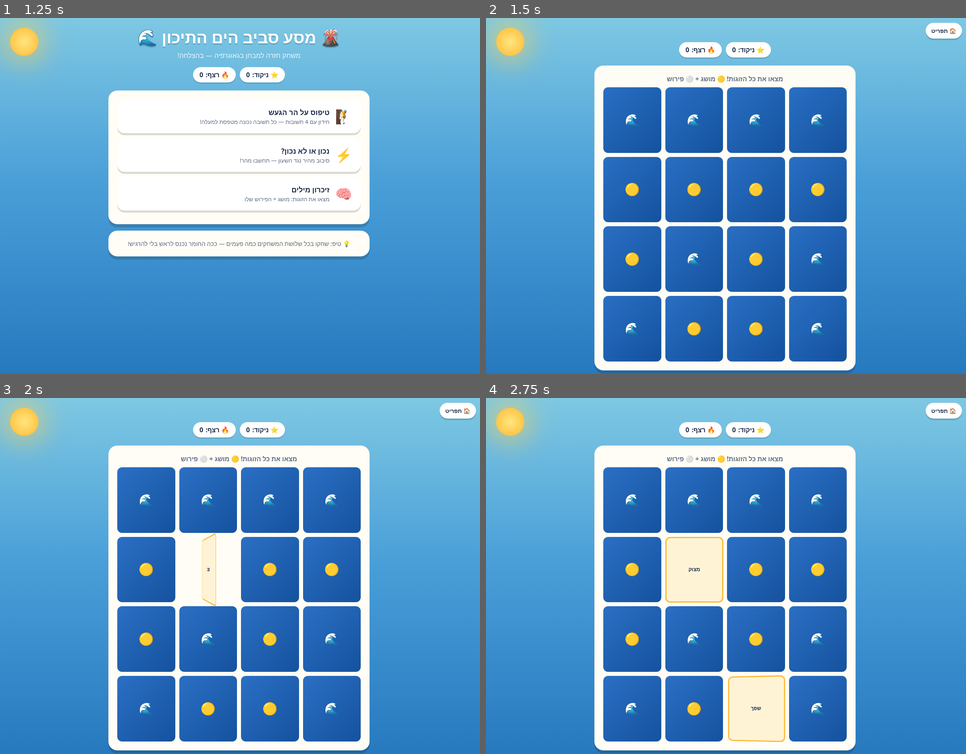
Above: before the commit, frames 1-4 (two rows, left to right).
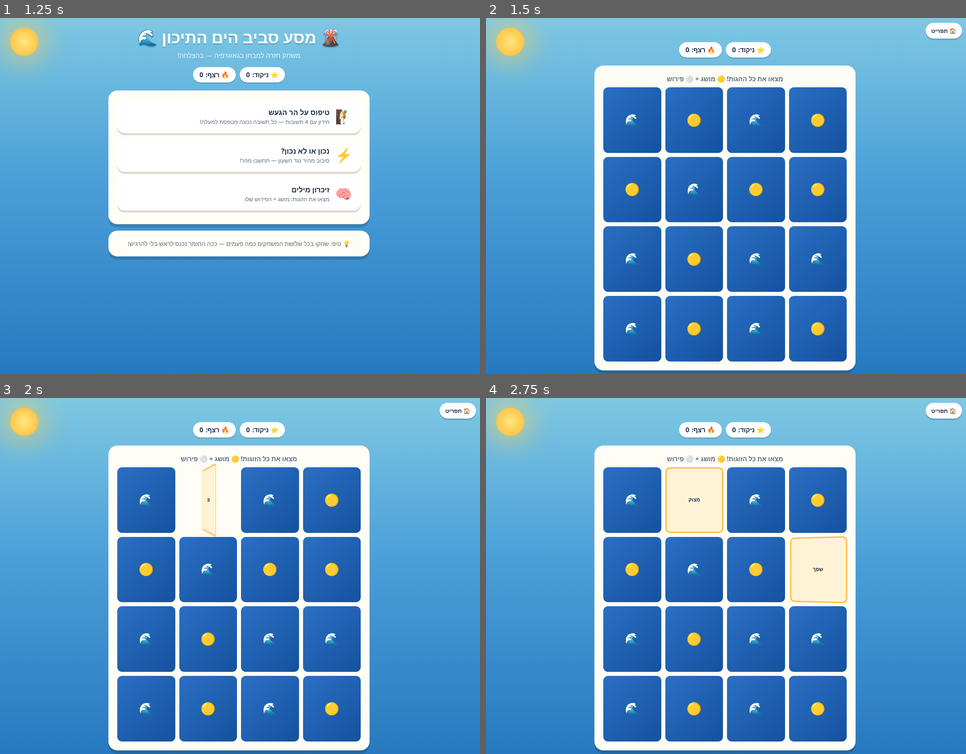
Above: after the commit, the same moments.

Repository: ohadk/homeworks-games
Game: browser game, page ido/geography/2026-11-16-mediterranean/index.html
Two runs of this game, one before a commit and one after it. Both use one fixed random seed, a clock stepped at 60 frames per second and the inputs below.
Inputs:
- Up to frame 1 (1.25 s): no input
- Up to frame 2 (1.5 s): click "🧠 זיכרון מילים מצאו את הזוגות…" at 1.27 s
- Up to frame 3 (2 s): click "🟡 מצוק" at 1.87 s
- Up to frame 4 (2.75 s): click "🟡 שפך" at 2.47 s

Frame 1 is identical in both runs. In frame 2, 0.7% of the frame differs, in the area x 29-71%, y 26-90%; in frame 3, 4.9%; in frame 4, 9.4%, in the area x 29-76%, y 19-97%.

Commit message:
Add jellyfish via Suez, physical map colors, Carmel; add full material notes
Co-Authored-By: Claude Fable 5 <noreply@anthropic.com>

Diff:
--- a/ido/geography/2026-11-16-mediterranean/index.html
+++ b/ido/geography/2026-11-16-mediterranean/index.html
@@ -351,6 +351,16 @@
     fact: "ספינות שטות בים התיכון כבר יותר מ-2,600 שנה — יש ציורים שלהן על כדים יווניים עתיקים!" },
   { q: "מהי התאדות?", a: ["מים שמתחממים והופכים לאדים שעולים לאוויר", "ירידת גשם חזק", "קפיאת מים", "זרימת נהר אל הים"],
     fact: "בגלל הקיץ החם, הארוך והיבש — ההתאדות בים התיכון גדולה במיוחד." },
+  { q: "אילו 'אורחים' מגיעים מדי קיץ לחופי ישראל עם הזרם?", a: ["מיליארדי מדוזות", "לווייתנים", "פינגווינים", "צבי ים ענקיים"],
+    fact: "המדוזה 'חוטית נודדת' נראית כמו שקית ניילון גדולה — ומגע בה צורב!" },
+  { q: "איך הגיעו המדוזות מהאוקיינוס ההודי אל הים התיכון?", a: ["דרך תעלת סואץ, בעזרת זרמי הים", "דרך מצר גיברלטר", "הן קפצו מעל היבשה", "הן תמיד חיו כאן"],
+    fact: "הן שטות עם הזרם מים סוף, דרך התעלה שנחפרה לפני כ-140 שנה." },
+  { q: "כמה מיני בעלי חיים נכנסו לים התיכון דרך תעלת סואץ?", a: ["יותר מ-300", "בערך 10", "שניים בלבד", "אף לא אחד"],
+    fact: "דגים, סרטנים, חלזונות, תולעים וצדפות — והם מתרבים בים התיכון." },
+  { q: "במפה פיזית, מה מסמן הצבע הירוק?", a: ["אזורים נמוכים — מישורים ועמקים", "יערות", "אזורים גבוהים", "מדבריות"],
+    fact: "והצבע החום מסמן אזורים גבוהים — רמות והרים." },
+  { q: "איזה הר בישראל יורד במדרון אל הים התיכון בחיפה?", a: ["הר הכרמל", "הר מירון", "החרמון", "הר תבור"],
+    fact: "מדרון הכרמל שיורד אל הים הוא מהנופים המפורסמים של חיפה." },
 ];
 
 const TF = [
@@ -397,6 +407,10 @@
   { q: "הזרמים בים התיכון מהירים כמו מכונית.", t: false, fact: "רובם איטיים — כ-2 קמ\"ש, כמו הליכה. במצרים צרים עד כ-4 קמ\"ש." },
   { q: "רוב המדינות בצפון הים התיכון הן מדינות מפותחות.", t: true, fact: "ורוב המדינות בדרום ובמזרח — מתפתחות." },
   { q: "הים האגאי, הטירני והאדריאטי הם ימים קטנים בתוך הים התיכון.", t: true, fact: "כולם בחלקו הצפוני — וגם הים היוני." },
+  { q: "מדי קיץ מגיעות לחופי ישראל מיליארדי מדוזות.", t: true, fact: "המדוזה 'חוטית נודדת' מגיעה בנחילים ענקיים עם זרמי הים." },
+  { q: "המדוזות הגיעו לים התיכון דרך מצר גיברלטר.", t: false, fact: "הן הגיעו מהאוקיינוס ההודי דווקא דרך תעלת סואץ." },
+  { q: "מגע במדוזה 'חוטית נודדת' גורם לצריבה.", t: true, fact: "ולכן בשבועות של נחילי מדוזות מתרחקים מהמים." },
+  { q: "במפה פיזית הצבע החום מסמן אזורים גבוהים.", t: true, fact: "וירוק מסמן אזורים נמוכים — מישורים ועמקים." },
 ];
 
 const PAIRS = [
@@ -425,6 +439,8 @@
   { term: "התפלה", def: "הרחקת מלחים ממי ים כדי לשתות" },
   { term: "מדינה מפותחת", def: "תשתיות ושירותים ברמה גבוהה" },
   { term: "חלוקי אבן", def: "אבנים שהגלים ליטשו ועיגלו" },
+  { term: "חוטית נודדת", def: "מדוזה שמגיעה לחופינו כל קיץ" },
+  { term: "מפה פיזית", def: "מפה שמראה אזורים גבוהים ונמוכים בצבעים" },
 ];
 
 /* ================= STATE ================= */
Not shown, added: ido/geography/2026-11-16-mediterranean/NOTES.md
